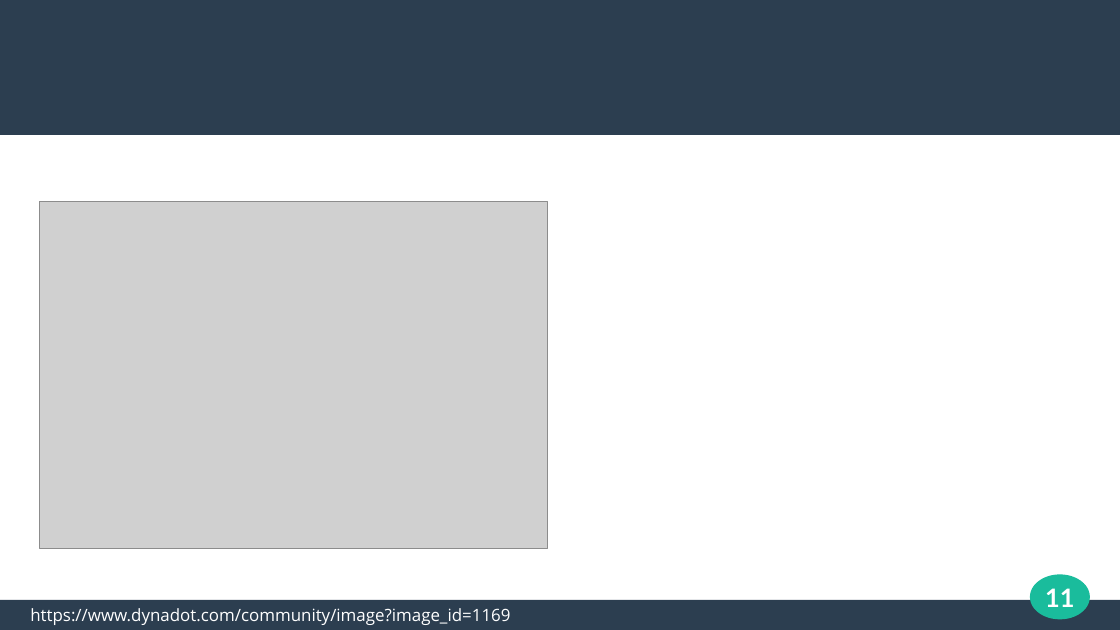
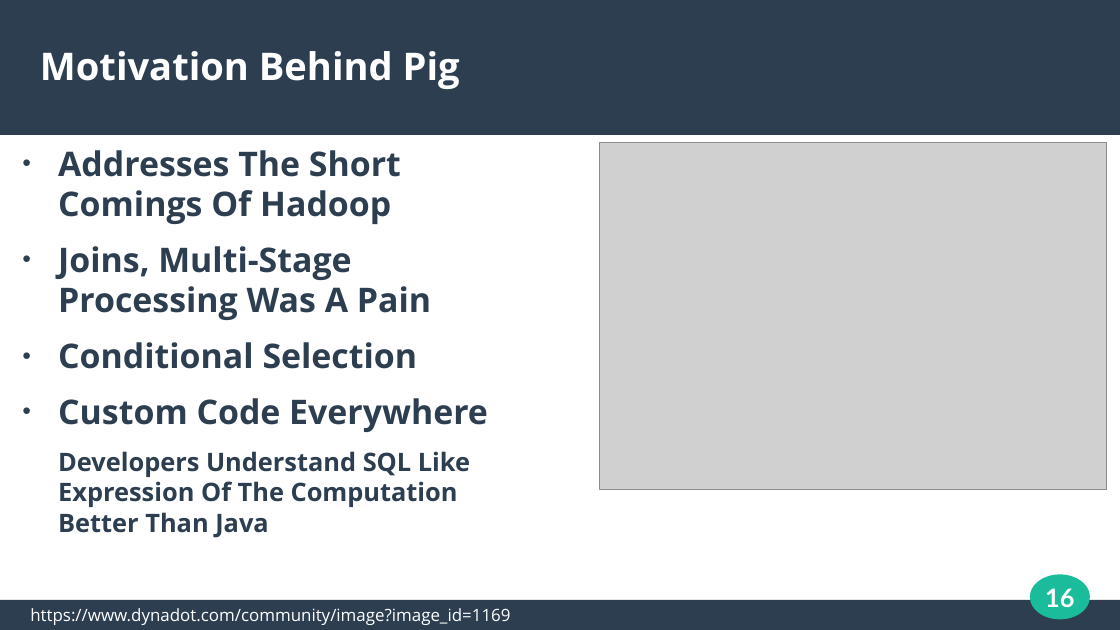
Before and after one commit to N0taN3rd/cs834-f16, a slide deck: slide 16 of presentations/presentation2/presentation2.odp (slide 11 before the commit). Drawn at 1120x630 pixels with LibreOffice and Linux fonts; fonts in the diff are those of the drawing; grey boxes stand for pictures. Boxes give left, top, right and bottom in pixels: in the first picture for what was removed or moved away, otherwise in the second. Text is boxed around its words. In the diff, an @@ line names an element or a change of style, - is before the commit and + after.

```diff
--- a/presentations/presentation2/presentation2.odp
+++ b/presentations/presentation2/presentation2.odp
@@ title added at bbox=[40, 51, 460, 89], 27 pt, text #FFFFFF, bold @@
+Motivation Behind Pig
@@ picture: place and size @@
-picture at bbox=[40, 201, 547, 549]
+picture at bbox=[600, 142, 1107, 490]
@@ text added at bbox=[58, 150, 488, 538], 24 pt, text #2C3E50, bold @@
+● Addresses The Short Comings Of Hadoop
+● Joins, Multi-Stage Processing Was A Pain
+● Conditional Selection
+● Custom Code Everywhere
+Developers Understand SQL Like Expression Of The Computation Better Than Java
@@ page number at bbox=[1045, 588, 1074, 607]: text changed @@
-11
+16
```
Also in this commit, not shown: 4 other slides changed, 10 slides added, 21 other files.
